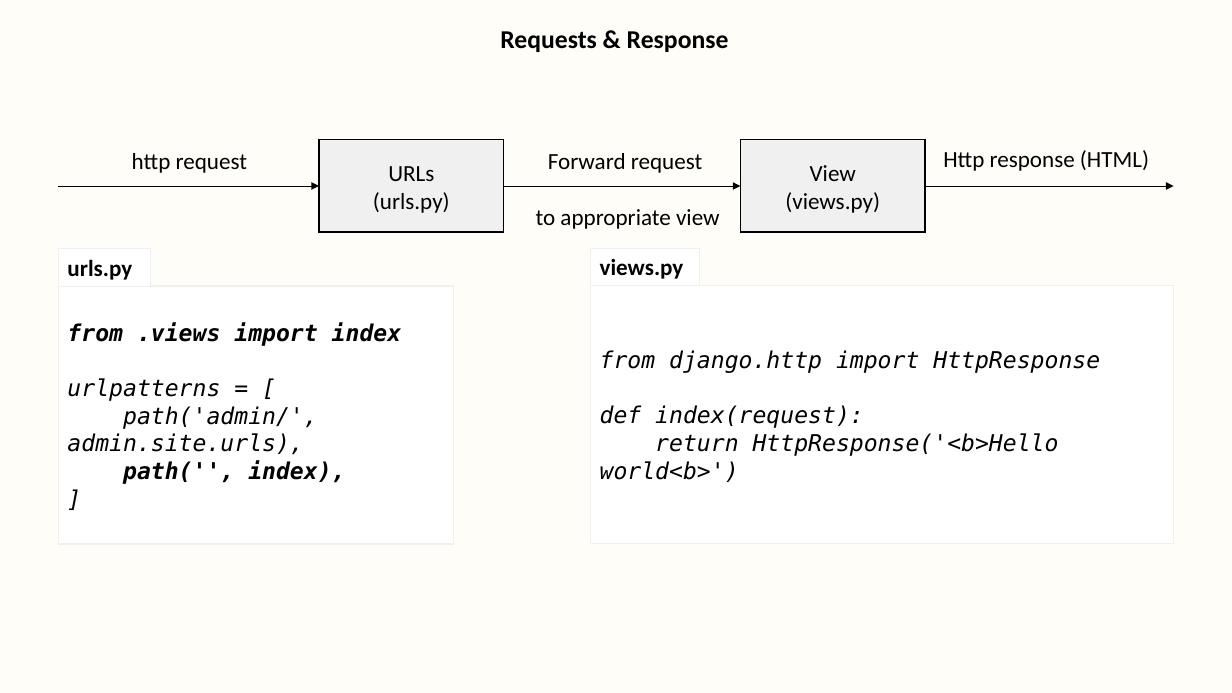
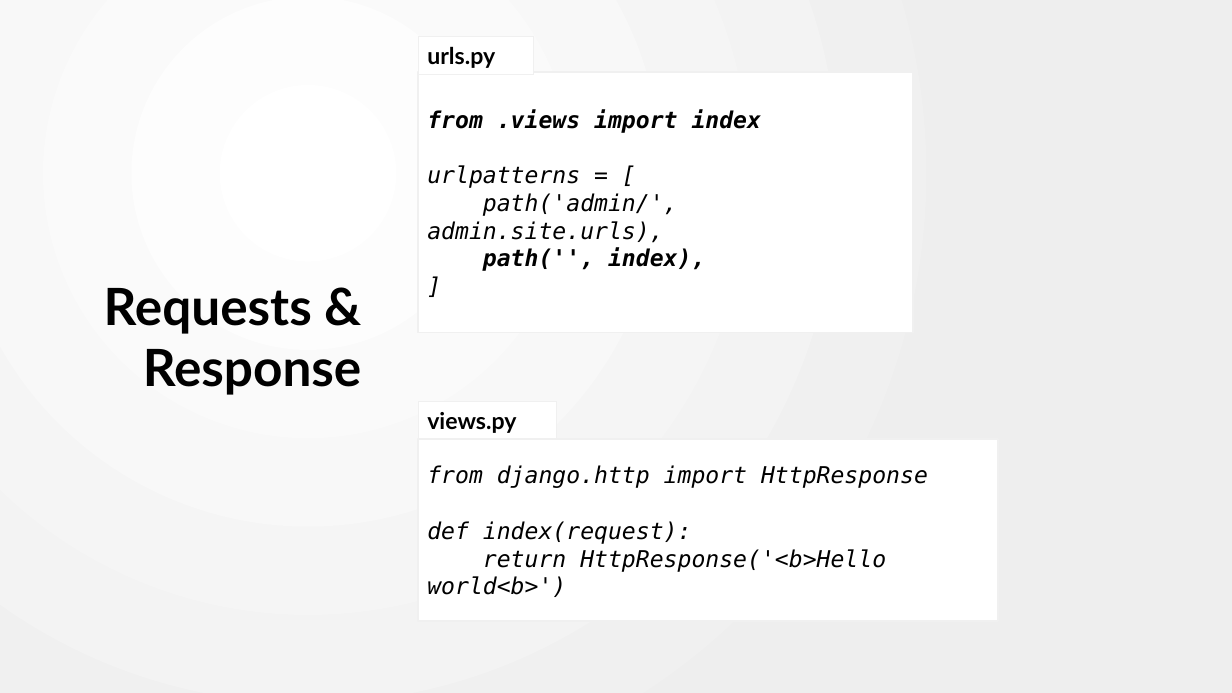
Before and after one commit to dharaneya/gym_web_app, a slide deck: slide 5 of practical_notes.pptx (slide 3 before the commit). Drawn at 1232x693 pixels with LibreOffice and Linux fonts; fonts in the diff are those of the drawing. Boxes give left, top, right and bottom in pixels: in the first picture for what was removed or moved away, otherwise in the second. Text is boxed around its words. In the diff, an @@ line names an element or a change of style, - is before the commit and + after.

```diff
--- a/practical_notes.pptx
+++ b/practical_notes.pptx
@@ background #FEFDF8 to gradient #FFFFFF to #EEEEEE @@
@@ title "Requests & Response": place and size @@
-title "Requests & Response" at [500, 31, 729, 52]
+title "Requests & Response" at [104, 288, 362, 395]
@@ title "Requests & Response" at [104, 288, 362, 395]: size 20 to 40 pt, font Calibri to Lato; alignment left to right; vertical alignment top to bottom @@
@@ rectangle "urls.py": place and size @@
-rectangle "urls.py" at [58, 249, 151, 286]
+rectangle "urls.py" at [419, 37, 534, 75]
@@ rectangle "urls.py" at [419, 37, 534, 75]: font Calibri to Lato @@
@@ rectangle "from .views import index" at [419, 71, 914, 332]: outline #F0F0F0 1 pt to #F0F0F0 1.5 pt @@
@@ rectangle "from .views import index": place and size @@
-rectangle "from .views import index" at [58, 287, 454, 544]
+rectangle "from .views import index" at [419, 71, 914, 332]
@@ group removed at [58, 140, 1174, 232]: 3 arrows, 3 texts, 2 rectangles @@
-URLs
-(urls.py)
-View
-(views.py)
-http request
-Forward request
-to appropriate view
-Http response (HTML)
@@ rectangle "views.py" at [419, 402, 556, 439]: font Calibri to Lato @@
@@ rectangle "views.py": place and size @@
-rectangle "views.py" at [591, 249, 700, 286]
+rectangle "views.py" at [419, 402, 556, 439]
@@ rectangle "from django.http import HttpResponse": place and size @@
-rectangle "from django.http import HttpResponse" at [591, 286, 1174, 543]
+rectangle "from django.http import HttpResponse" at [419, 439, 998, 622]
@@ rectangle "from django.http import HttpResponse" at [419, 439, 998, 622]: outline #F0F0F0 1 pt to #F0F0F0 1.5 pt @@
```
Also in this commit, not shown: 13 other slides changed, 9 slides added, 1 other file.
